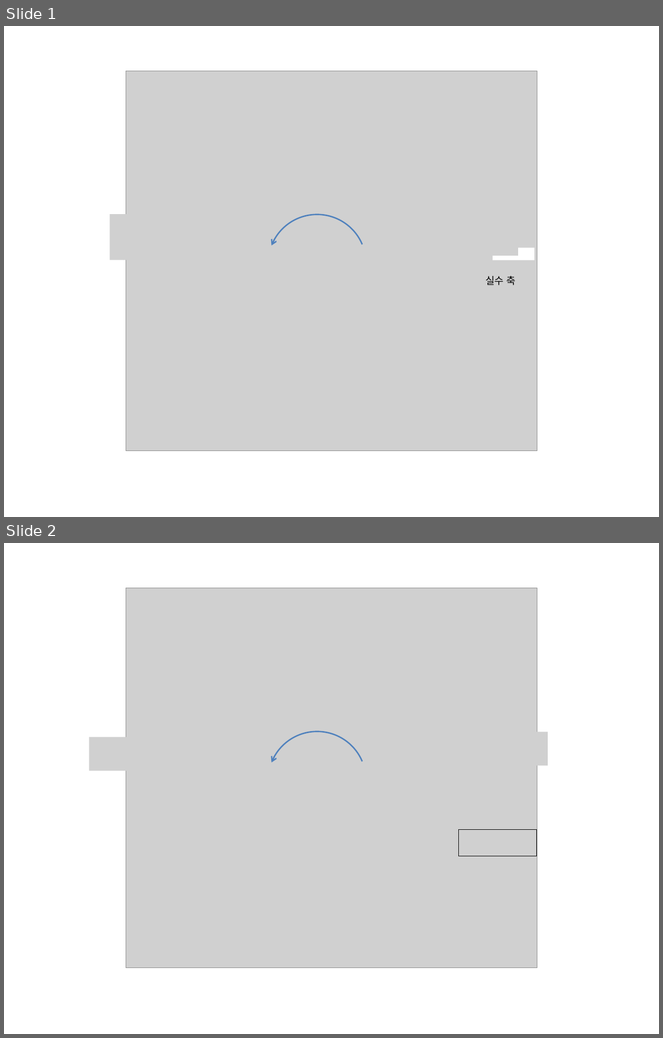
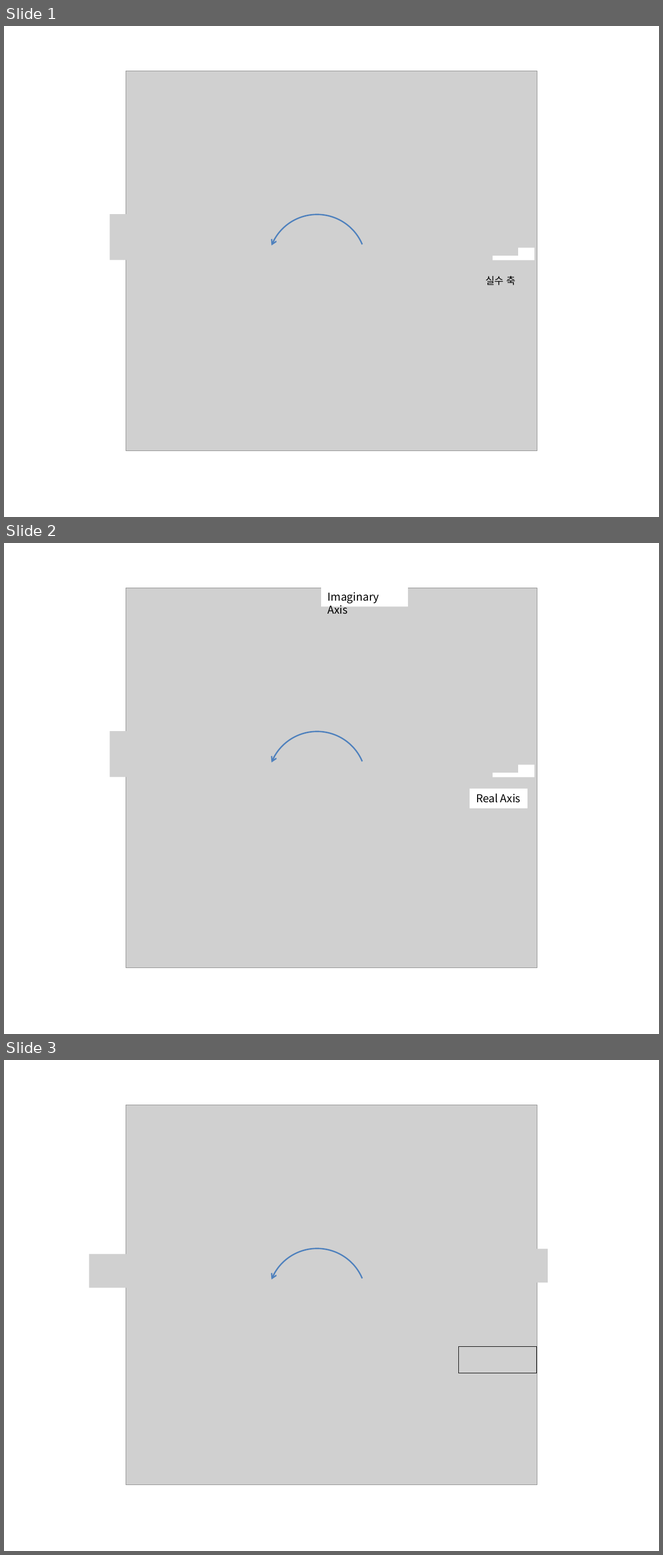
Before and after one commit to answeredbyablemind/answeredbyablemind.github.io, a slide deck: pics/2019-07-08-DTFS/pics.pptx. Shown one above the other, each under a label of ours: slides 1 and 2 before the commit, slides 1, 2 and 3 after it. The pictures are 663x1038 and 663x1555 pixels, drawn with LibreOffice and Linux fonts; fonts in the diff are those of the drawing; grey boxes stand for pictures. Boxes give left, top, right and bottom in pixels: in the first picture for what was removed or moved away, otherwise in the second. Text is boxed around its words. In the diff, an @@ line names an element or a change of style, - is before the commit and + after.

```diff
--- a/pics/2019-07-08-DTFS/pics.pptx
+++ b/pics/2019-07-08-DTFS/pics.pptx
@@ slide 2 added at bbox=[4, 543, 659, 1034], background #FFFFFF @@
@@ picture added at bbox=[126, 588, 538, 968] @@
@@ rectangle added at bbox=[321, 587, 408, 606], fill #FFFFFF, 12 pt, text #000000 @@
+Imaginary Axis
@@ picture added at bbox=[177, 624, 255, 669] @@
@@ picture added at bbox=[380, 629, 458, 675] @@
@@ picture added at bbox=[440, 727, 518, 773] @@
@@ picture added at bbox=[110, 731, 188, 777] @@
@@ arc (boxed as its full ellipse) added at bbox=[268, 732, 366, 830], outline #4F81BD 1.5 pt @@
@@ rectangle added at bbox=[493, 765, 535, 777], fill #FFFFFF @@
@@ rectangle added at bbox=[470, 788, 528, 808], fill #FFFFFF, 12 pt, text #000000 @@
+Real Axis
@@ text added at bbox=[486, 794, 516, 803], 11 pt, text #000000 @@
+실수 축
@@ picture added at bbox=[166, 882, 250, 928] @@
@@ picture added at bbox=[377, 882, 461, 928] @@
@@ what was slide 2 is now slide 3 @@
```
Also in this commit, not shown: 2 other slides added, 8 other files.
